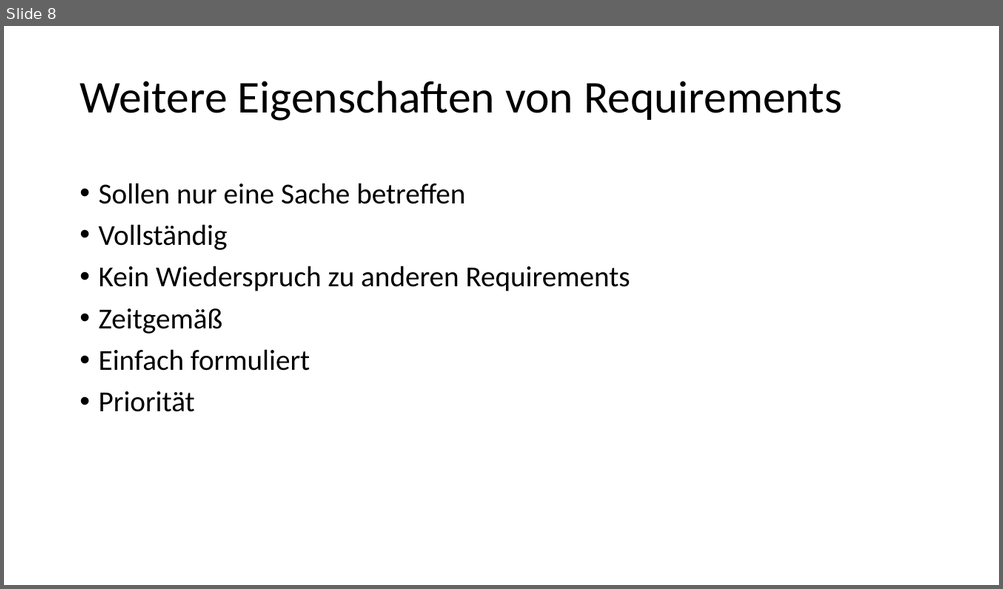
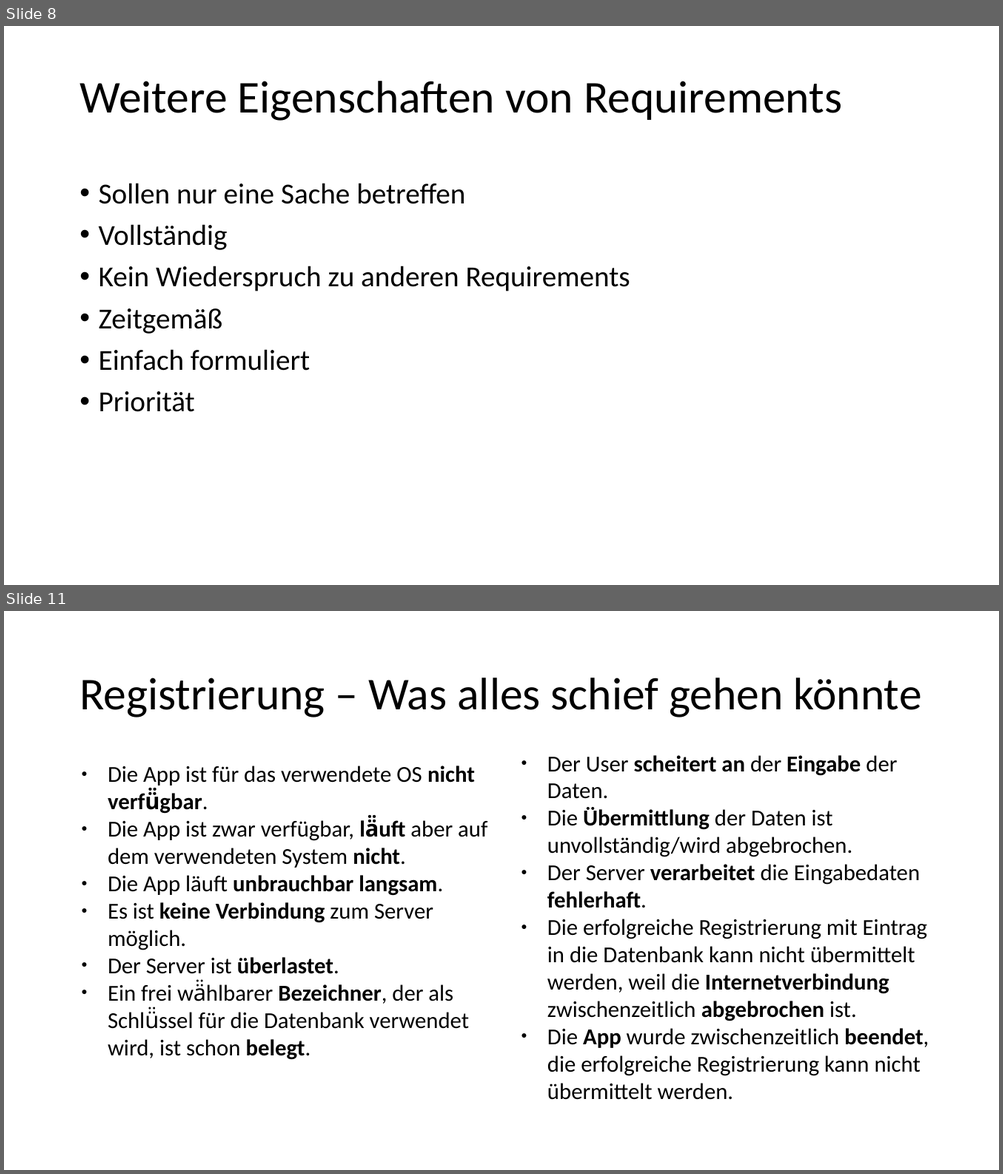
Before and after one commit to rkleee/seGruppeH, a slide deck: Präsi_Requirements.pptx. Shown one above the other, each under a label of ours: slide 8 before the commit, slides 8 and 11 after it; the slides between them are not shown. The pictures are 1003x589 and 1003x1174 pixels, drawn with LibreOffice and Linux fonts; fonts in the diff are those of the drawing. Boxes give left, top, right and bottom in pixels: in the first picture for what was removed or moved away, otherwise in the second. Text is boxed around its words. In the diff, an @@ line names an element or a change of style, - is before the commit and + after.

```diff
--- a/Präsi_Requirements.pptx
+++ b/Präsi_Requirements.pptx
@@ slide 11 added at (x1=4, y1=611, x2=999, y2=1170), background #FFFFFF @@
@@ title added at (x1=79, y1=678, x2=921, y2=718), 44 pt, text #000000 @@
+Registrierung – Was alles schief gehen könnte
@@ text added at (x1=108, y1=766, x2=487, y2=1060), 22 pt, text #000000 @@
+● Die App ist für das verwendete OS nicht verfü̈gbar.
+● Die App ist zwar verfügbar, lä̈uft aber auf dem verwendeten System nicht.
+● Die App läuft unbrauchbar langsam.
+● Es ist keine Verbindung zum Server möglich.
+● Der Server ist überlastet.
+● Ein frei wä̈hlbarer Bezeichner, der als Schlü̈ssel für die Datenbank verwendet wird, ist schon belegt.
@@ text added at (x1=547, y1=755, x2=928, y2=1100), 22 pt, text #000000 @@
+● Der User scheitert an der Eingabe der Daten.
+● Die Übermittlung der Daten ist unvollständig/wird abgebrochen.
+● Der Server verarbeitet die Eingabedaten fehlerhaft.
+● Die erfolgreiche Registrierung mit Eintrag in die Datenbank kann nicht übermittelt werden, weil die Internetverbindung zwischenzeitlich abgebrochen ist.
+● Die App wurde zwischenzeitlich beendet, die erfolgreiche Registrierung kann nicht übermittelt werden.
```
Also in this commit, not shown: 3 other slides added, 4 other files.
